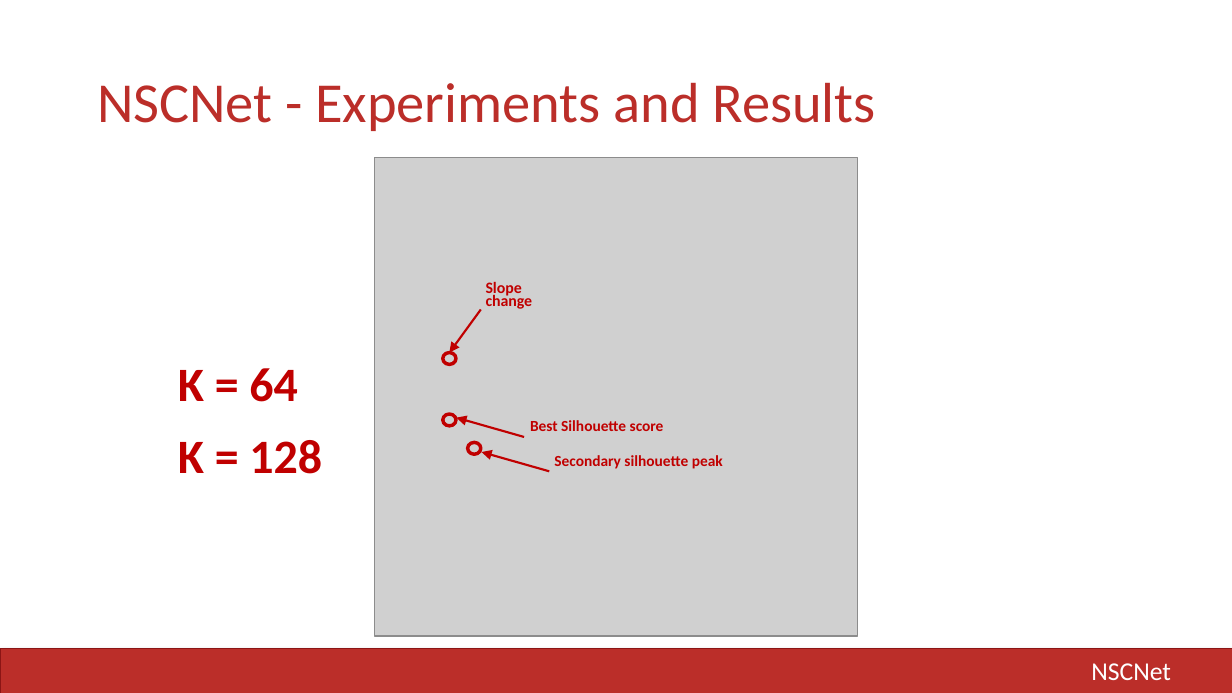
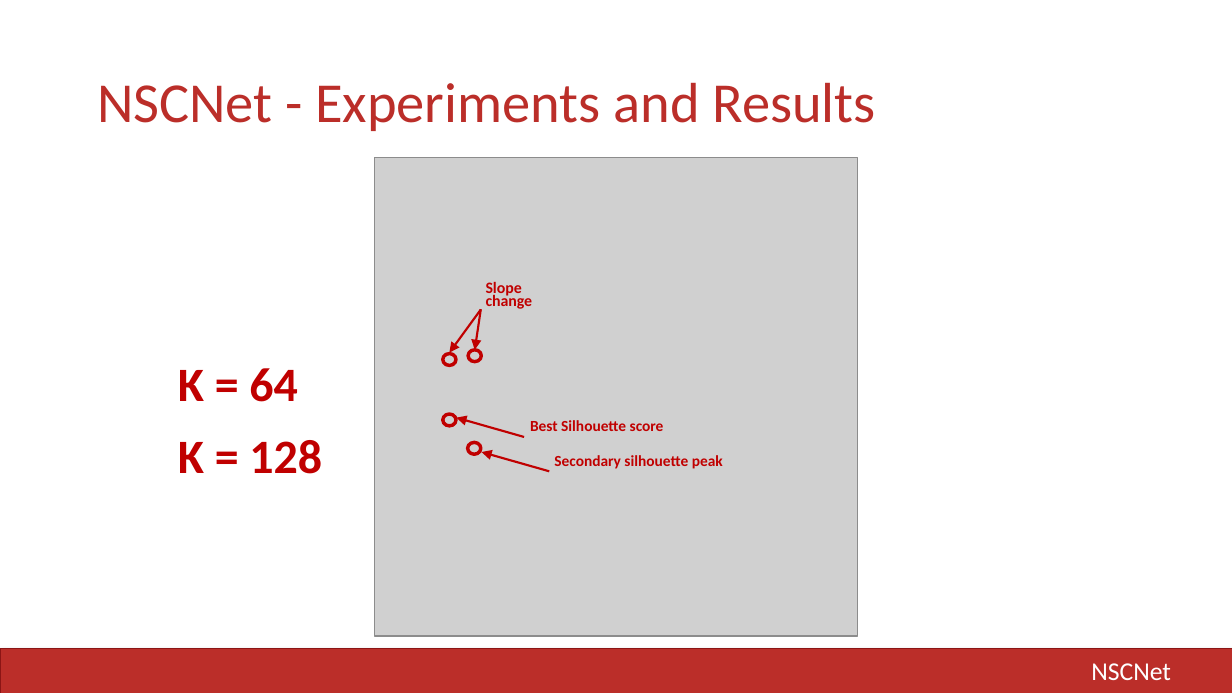
Before and after one commit to LIA-UniBo/NSCNet, a slide deck: slide 43 of docs/AII - Project Slides.pptx. Drawn at 1232x693 pixels with LibreOffice and Linux fonts; fonts in the diff are those of the drawing; grey boxes stand for pictures. Boxes give left, top, right and bottom in pixels: in the first picture for what was removed or moved away, otherwise in the second. Text is boxed around its words. In the diff, an @@ line names an element or a change of style, - is before the commit and + after.

Commit message:
Project slides updated.

```diff
--- a/docs/AII - Project Slides.pptx
+++ b/docs/AII - Project Slides.pptx
@@ arrow added from (480, 309) to (474, 350), #C00000 1.25 pt @@
@@ ellipse added at (468,350,482,362), outline #C00000 2 pt @@
```
